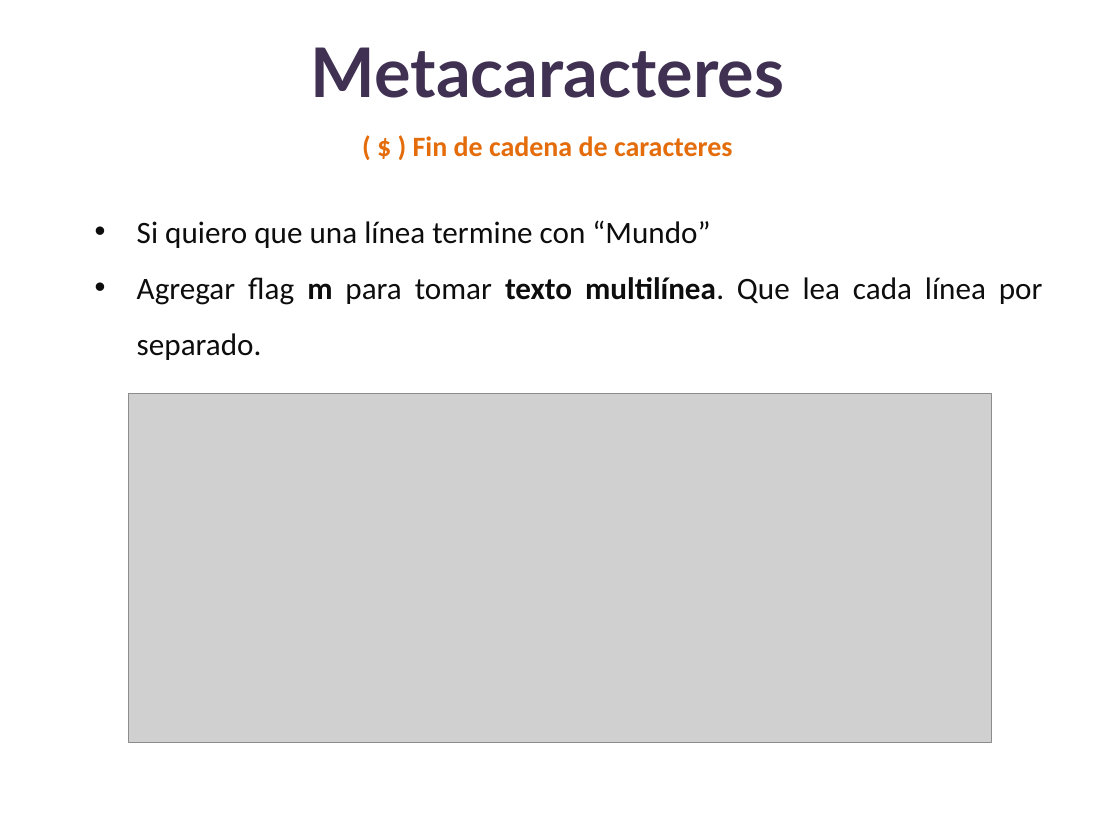
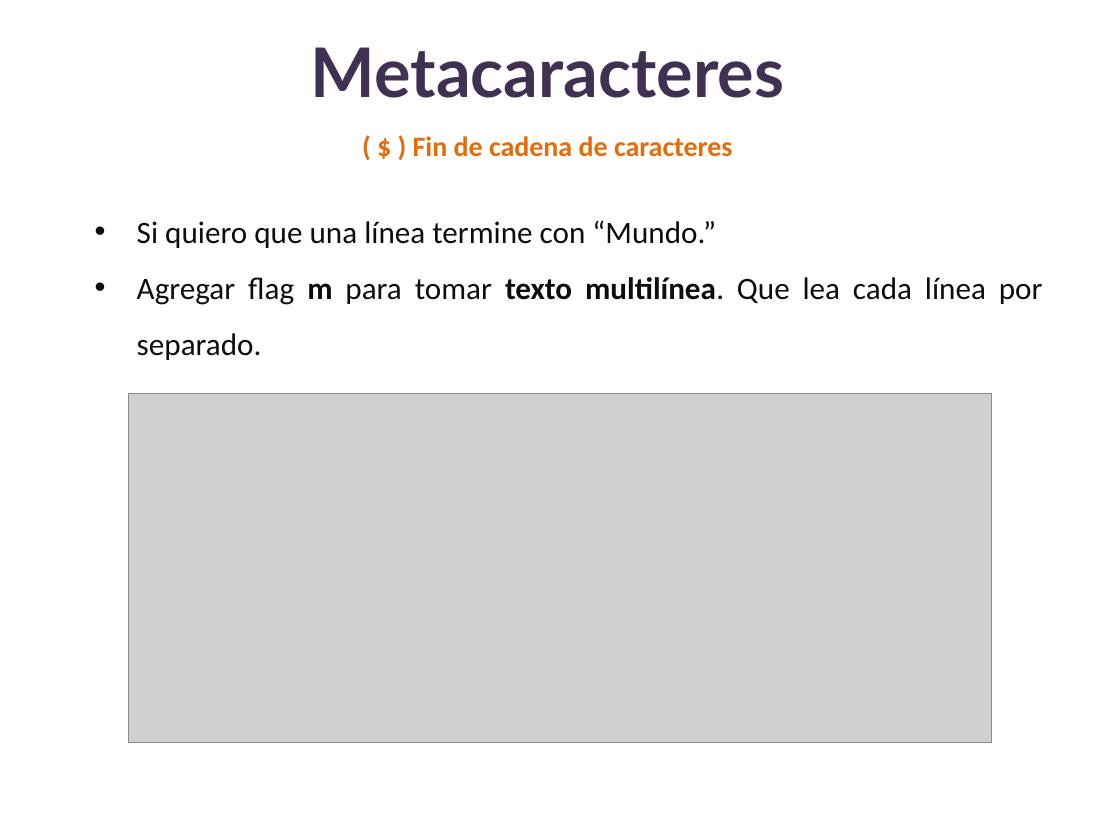
Before and after one commit to lizetheP/Analitica, a slide deck: slide 21 of CalendarioAgo25/presentaciones/18_Expresiones_regulares.pptx. Drawn at 1120x840 pixels with LibreOffice and Linux fonts; fonts in the diff are those of the drawing; grey boxes stand for pictures. Boxes give left, top, right and bottom in pixels: in the first picture for what was removed or moved away, otherwise in the second. Text is boxed around its words. In the diff, an @@ line names an element or a change of style, - is before the commit and + after.

```diff
--- a/CalendarioAgo25/presentaciones/18_Expresiones_regulares.pptx
+++ b/CalendarioAgo25/presentaciones/18_Expresiones_regulares.pptx
@@ text at box(137, 220, 716, 248): text changed @@
-• Si quiero que una línea termine con “Mundo”
+• Si quiero que una línea termine con “Mundo.”
```
Also in this commit, not shown: 2 other slides changed, 1 slide added, 1 slide removed, 2 other files.
